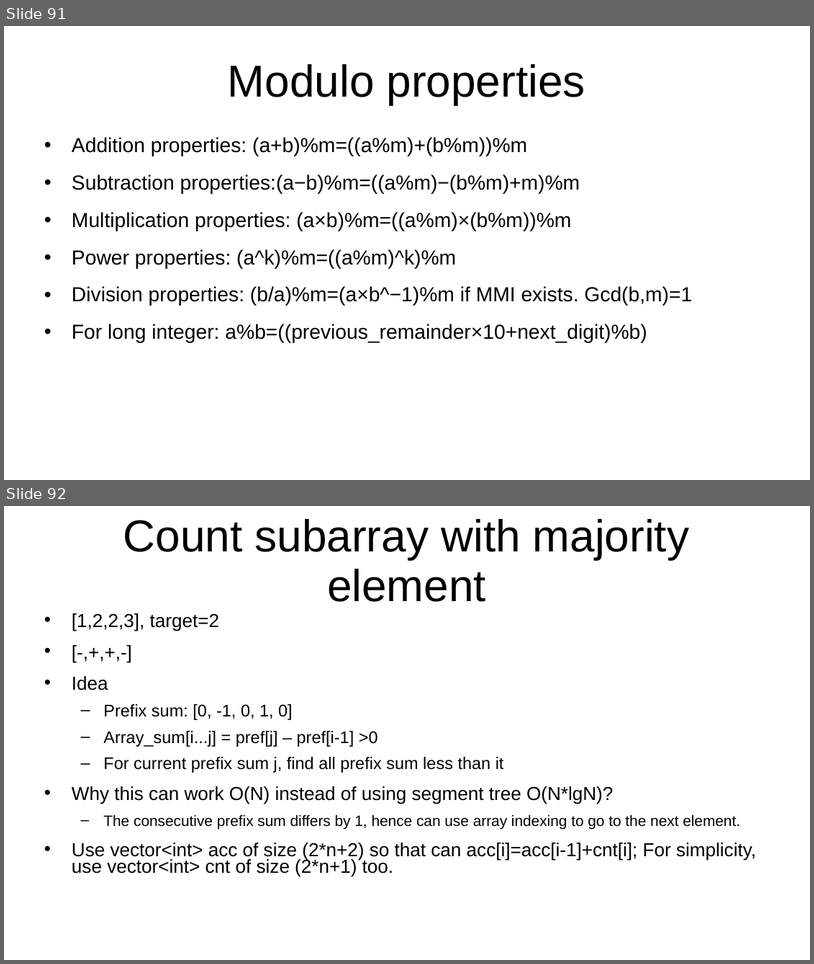
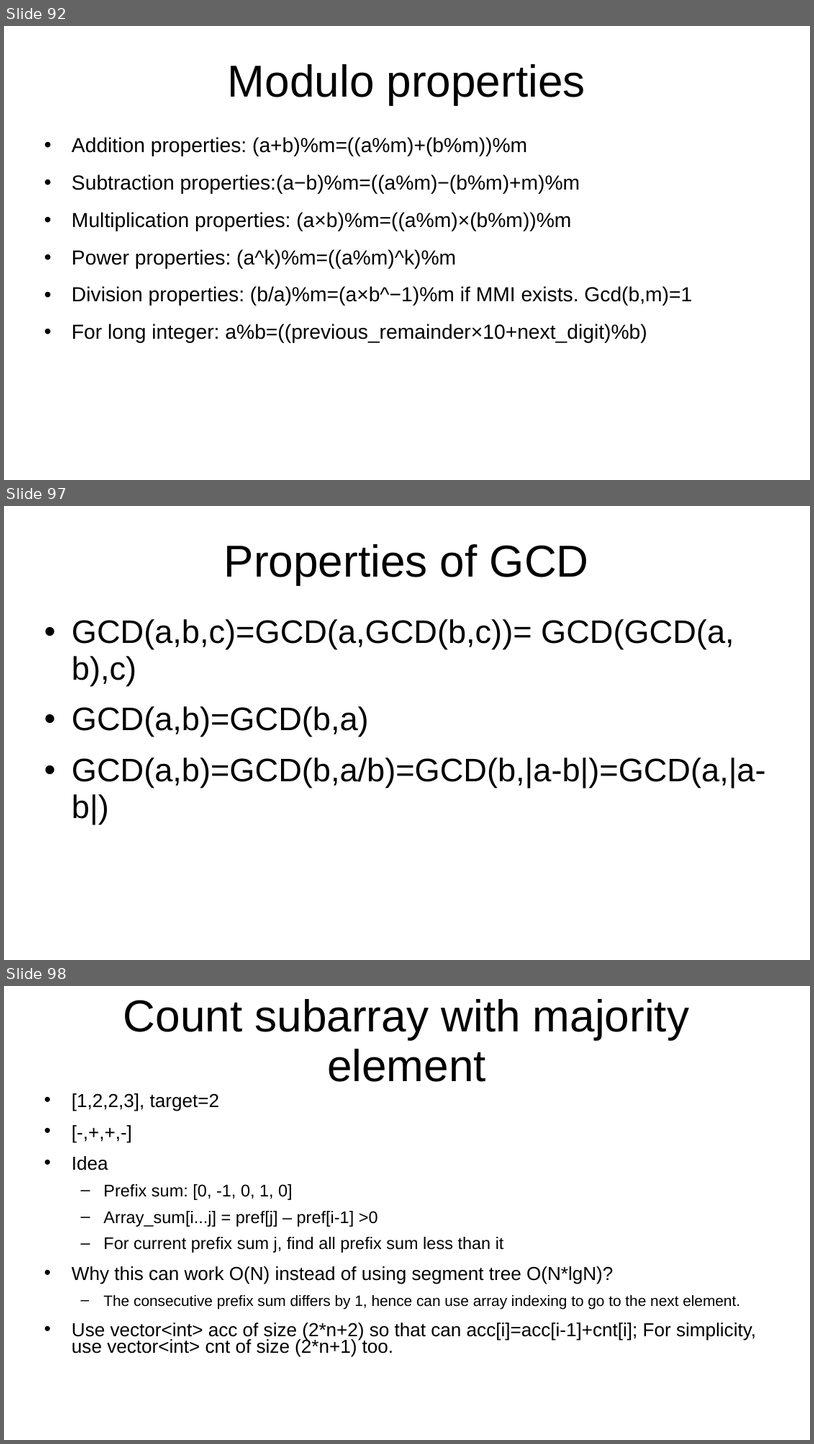
Before and after one commit to kindaichinisan/CompetitiveProgramming, a slide deck: MyCode/competitive_programming.ppt. Shown one above the other, each under a label of ours: slides 91 and 92 before the commit, slides 92, 97 and 98 after it; the slides between them are not shown. The pictures are 814x964 and 814x1444 pixels, drawn with LibreOffice and Linux fonts; fonts in the diff are those of the drawing. Boxes give left, top, right and bottom in pixels: in the first picture for what was removed or moved away, otherwise in the second. Text is boxed around its words. In the diff, an @@ line names an element or a change of style, - is before the commit and + after.

```diff
--- a/MyCode/competitive_programming.ppt
+++ b/MyCode/competitive_programming.ppt
@@ slide 97 added at (4,506,810,960), background #FFFFFF @@
@@ title added at (224,544,589,584), 44 pt, text #000000 @@
+Properties of GCD
@@ text added at (72,619,766,824), 32 pt, text #000000 @@
+• GCD(a,b,c)=GCD(a,GCD(b,c))= GCD(GCD(a, b),c)
+• GCD(a,b)=GCD(b,a)
+• GCD(a,b)=GCD(b,a/b)=GCD(b,|a-b|)=GCD(a,|a-b|)
@@ what was slide 91 is now slide 92 @@
@@ what was slide 92 is now slide 98 @@
```
Also in this commit, not shown: 6 other slides added, 4 other files.
